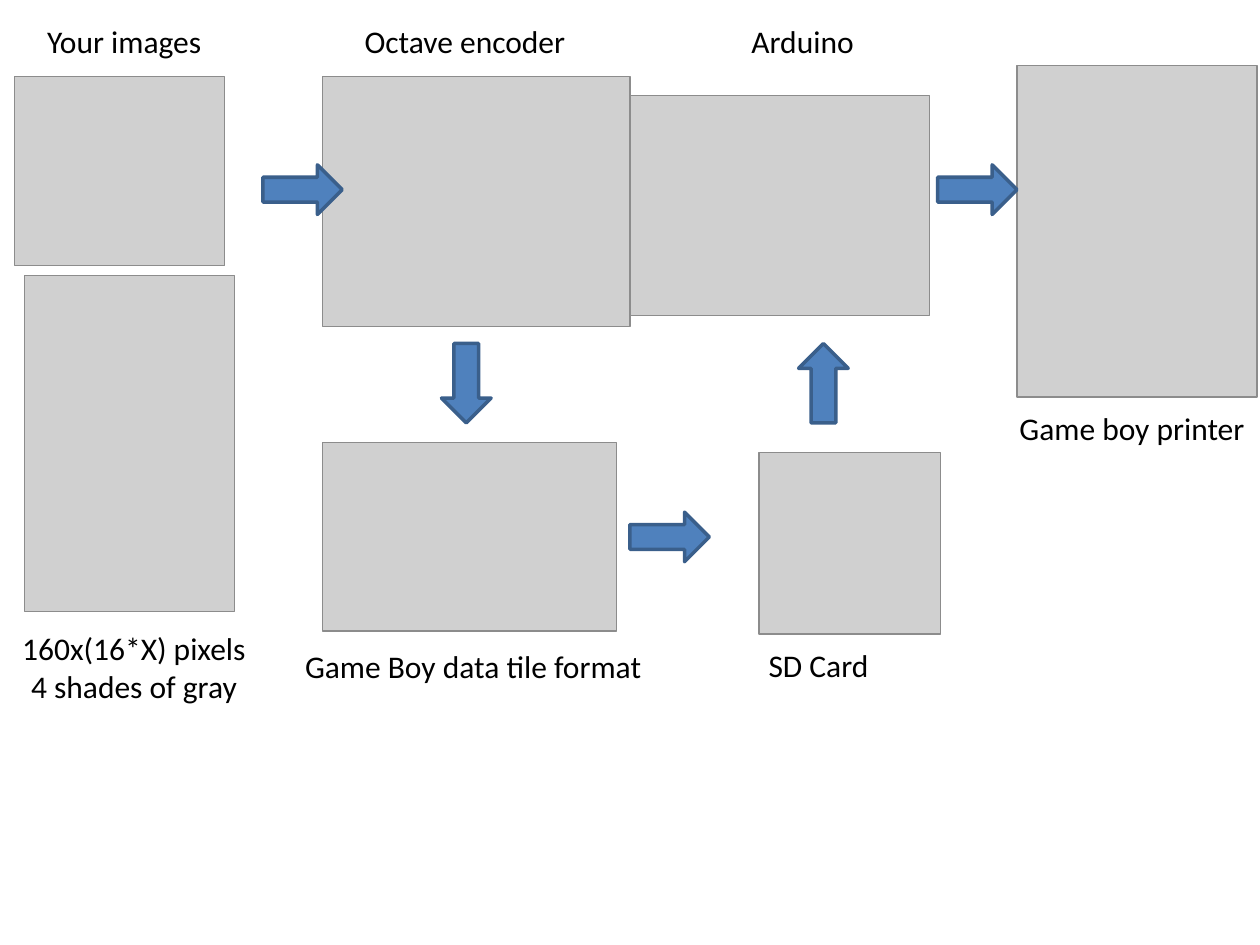
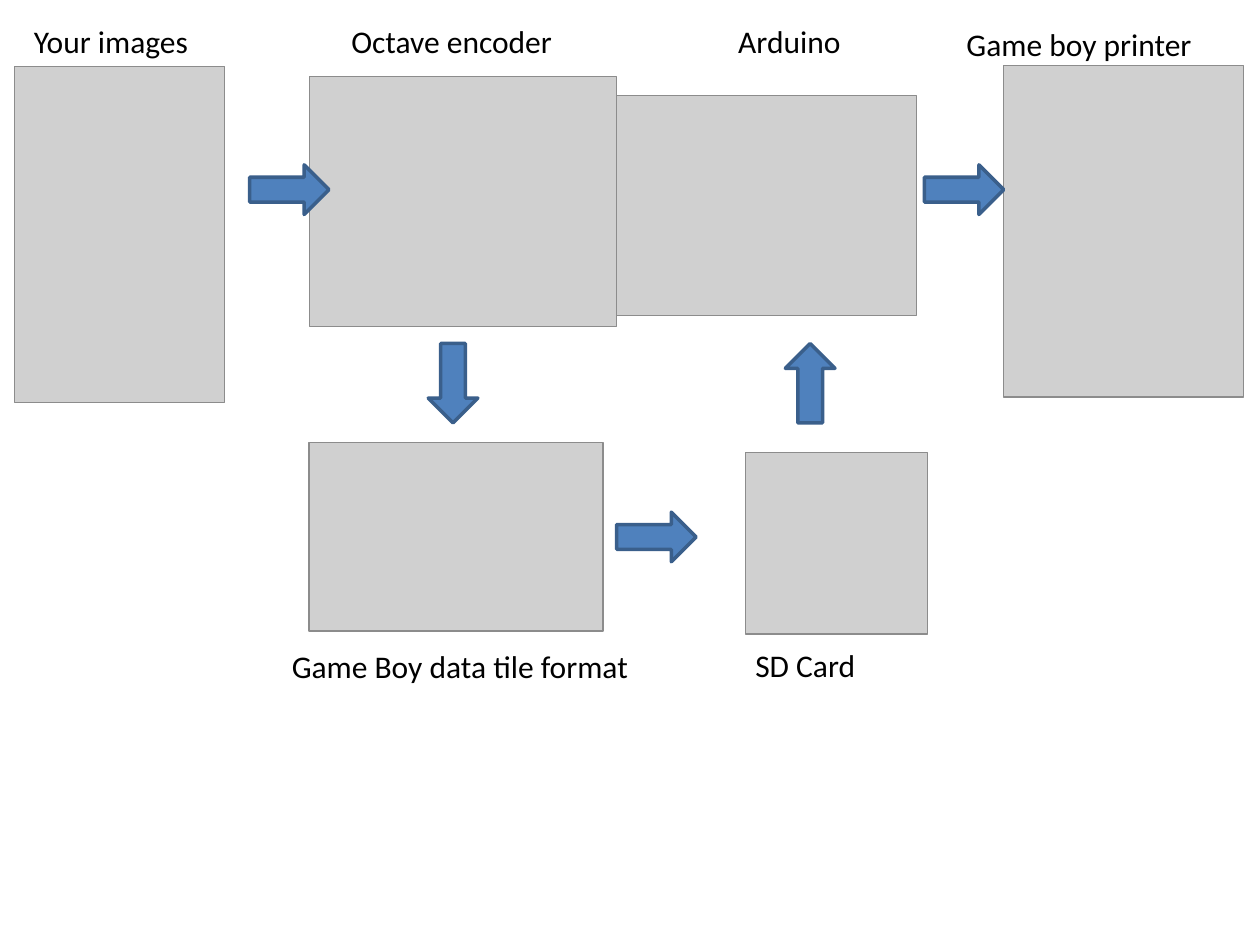
Before and after one commit to Raphael-Boichot/The-Arduino-SD-Game-Boy-Printer, a slide deck: slide 9 of Illustrations/Pinout_2024.pptx. Drawn at 1260x945 pixels with LibreOffice and Linux fonts; fonts in the diff are those of the drawing; grey boxes stand for pictures. Boxes give left, top, right and bottom in pixels: in the first picture for what was removed or moved away, otherwise in the second. Text is boxed around its words. In the diff, an @@ line names an element or a change of style, - is before the commit and + after.

```diff
--- a/Illustrations/Pinout_2024.pptx
+++ b/Illustrations/Pinout_2024.pptx
@@ text "Game boy printer": place and size @@
-text "Game boy printer" at [1019,418,1245,445]
+text "Game boy printer" at [966,34,1192,61]
@@ picture: place and size @@
-picture at [25,276,236,612]
+picture at [15,67,226,403]
@@ picture removed at [15,77,226,266] @@
@@ right arrow: place and size @@
-right arrow at [937,165,1017,214]
+right arrow at [925,165,1004,214]
@@ 5 pictures, 4 texts, 4 right arrows: place and size @@
-5 pictures, 4 texts, 4 right arrows at [47,31,1256,678]
+5 pictures, 4 texts, 4 right arrows at [34,31,1244,678]
@@ text removed at [22,637,246,704] @@
-160x(16*X) pixels
-4 shades of gray
@@ text "Game Boy data tile format": place and size @@
-text "Game Boy data tile format" at [305,656,641,683]
+text "Game Boy data tile format" at [292,656,628,683]
```
Also in this commit, not shown: 1 other file.
